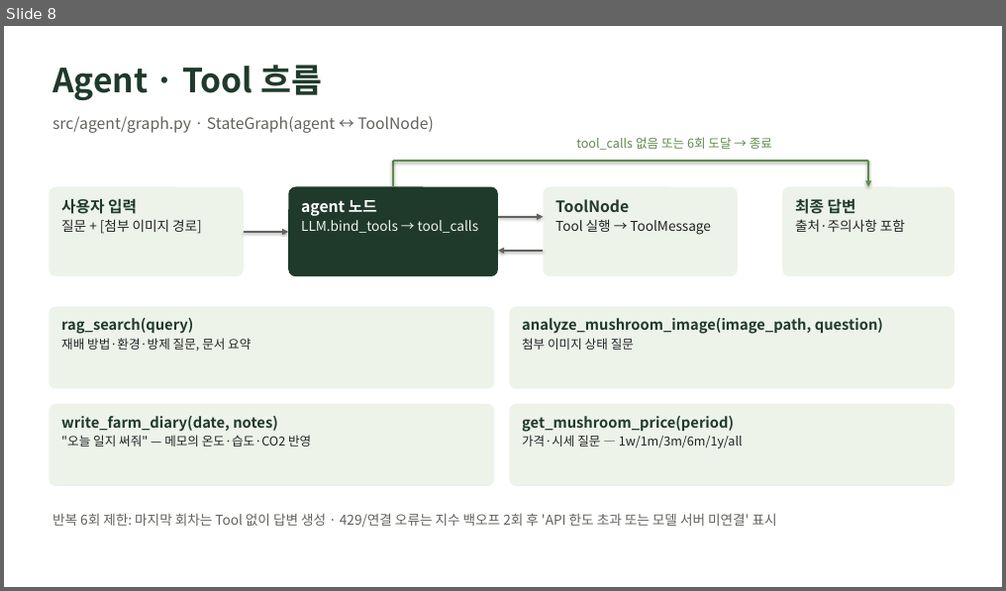
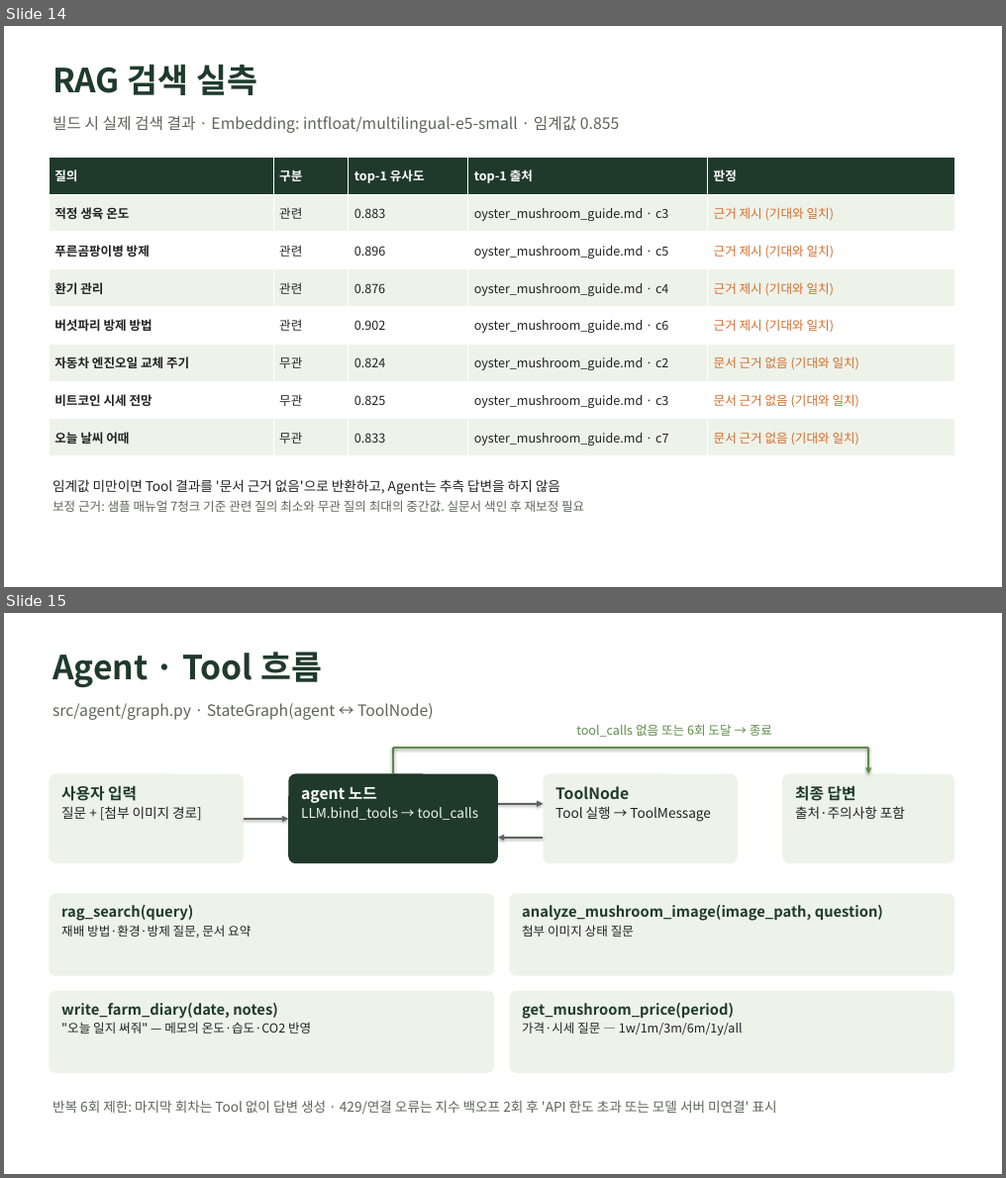
Before and after one commit to ruberduckdot/ICT-work, a slide deck: docs/발표자료.pptx. Shown one above the other, each under a label of ours: slide 8 before the commit, slides 14 and 15 after it. The pictures are 1006x591 and 1006x1178 pixels, drawn with LibreOffice and Linux fonts; fonts in the diff are those of the drawing. Boxes give left, top, right and bottom in pixels: in the first picture for what was removed or moved away, otherwise in the second. Text is boxed around its words. In the diff, an @@ line names an element or a change of style, - is before the commit and + after.

```diff
--- a/docs/발표자료.pptx
+++ b/docs/발표자료.pptx
@@ slide 14 added at (4, 26, 1002, 587), background #FFFFFF @@
@@ text added at (53, 65, 257, 95), 32 pt, text #1F3A2B, bold @@
+RAG 검색 실측
@@ text added at (53, 116, 619, 133), 15 pt, text #5F635C @@
+빌드 시 실제 검색 결과 · Embedding: intfloat/multilingual-e5-small · 임계값 0.855
@@ table added at (49, 157, 954, 457), 8 rows, 5 columns @@
+질의 | 구분 | top-1 유사도 | top-1 출처 | 판정
+적정 생육 온도 | 관련 | 0.883 | oyster_mushroom_guide.md · c3 | 근거 제시 (기대와 일치)
+푸른곰팡이병 방제 | 관련 | 0.896 | oyster_mushroom_guide.md · c5 | 근거 제시 (기대와 일치)
+환기 관리 | 관련 | 0.876 | oyster_mushroom_guide.md · c4 | 근거 제시 (기대와 일치)
+버섯파리 방제 방법 | 관련 | 0.902 | oyster_mushroom_guide.md · c6 | 근거 제시 (기대와 일치)
+자동차 엔진오일 교체 주기 | 무관 | 0.824 | oyster_mushroom_guide.md · c2 | 문서 근거 없음 (기대와 일치)
+비트코인 시세 전망 | 무관 | 0.825 | oyster_mushroom_guide.md · c3 | 문서 근거 없음 (기대와 일치)
+오늘 날씨 어때 | 무관 | 0.833 | oyster_mushroom_guide.md · c7 | 문서 근거 없음 (기대와 일치)
@@ text added at (53, 479, 584, 512), 13 pt, text #222222 @@
+임계값 미만이면 Tool 결과를 '문서 근거 없음'으로 반환하고, Agent는 추측 답변을 하지 않음
+보정 근거: 샘플 매뉴얼 7청크 기준 관련 질의 최소와 무관 질의 최대의 중간값. 실문서 색인 후 재보정 필요
@@ what was slide 8 is now slide 15 @@
```
Also in this commit, not shown: 2 slides changed, 9 other slides added, 1 slide removed, 18 other files.
